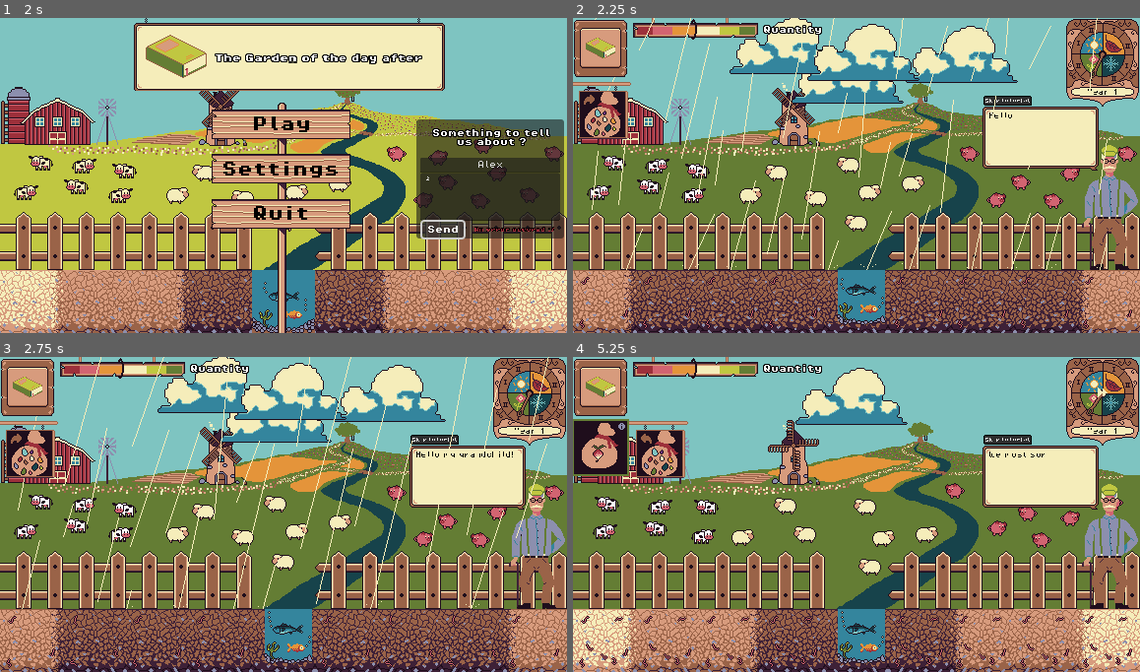
Above: before the commit, frames 1-4 (two rows, left to right).
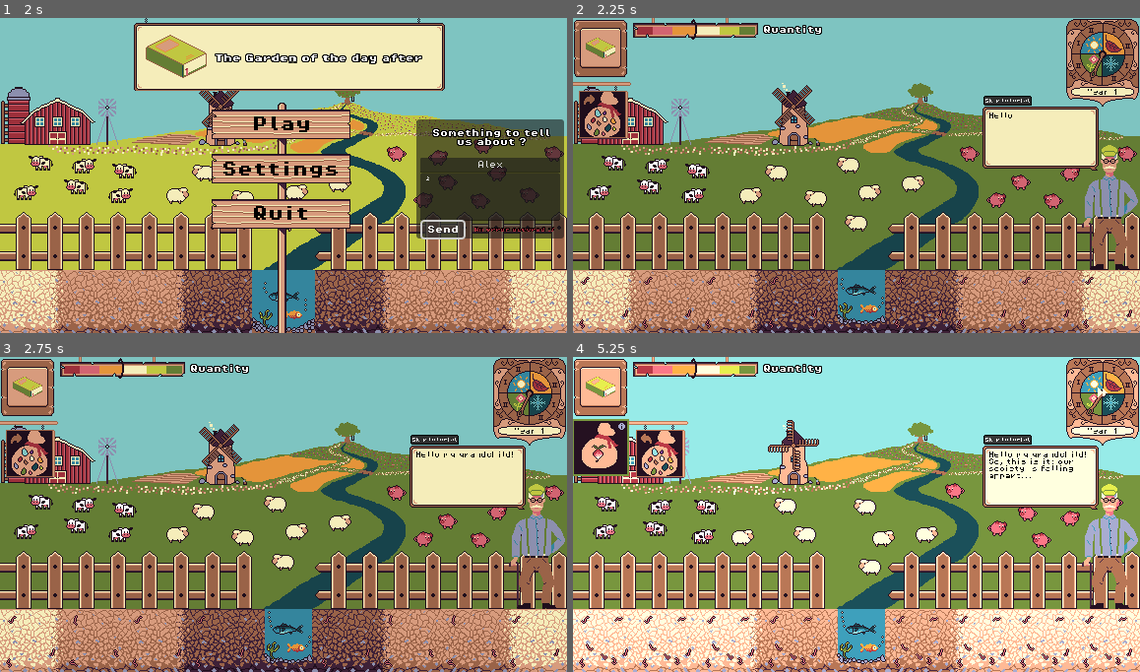
Above: after the commit, the same moments.

Repository: JustAlternate/Regenerative_Game_Jam
Game: Godot game, scene res://Scenes/menu.tscn
The game is run twice, just before and just after one commit, with the same random seed, the same clock (stepped at 60 frames per second) and the same inputs.
Inputs (mouse positions are in pixels of both pictures, inside the frame that each line leads up to):
- Up to frame 1 (2 s): click (487, 166) at 0.52 s; type "Alex" at 0.6 s; click (487, 197) at 0.75 s; type "12" at 0.83 s; click "Send" at 1.25 s
- Up to frame 2 (2.25 s): click "Play" at 2 s
- Up to frame 3 (2.75 s): no input
- Up to frame 4 (5.25 s): click (1037, 476) at 2.77 s; click (601, 448) at 3.5 s; click "1" at 4.25 s; click (1100, 391) at 5 s

Frame 1 is identical in both runs. In frame 2, 20% of the frame differs, in the area x 0-100%, y 0-100%; in frame 3, 21%; in frame 4, 89%.

Commit message:
grandpere reparé

Diff:
--- a/Scenes/home.tscn
+++ b/Scenes/home.tscn
@@ -271,7 +271,7 @@
 }],
 "loop": true,
 "name": &"default",
-"speed": 5.0
+"speed": 2.0
 }]
 
 [node name="home" type="Node2D"]
--- a/Scripts/Game.gd
+++ b/Scripts/Game.gd
@@ -10,7 +10,7 @@
 
 # Load the custom images for the mouse cursor.
 var arrow_game = load("res://Assets/sprites/cursor_game.png")
-
+var year:int = 0
 
 # Called when the node enters the scene tree for the first time.
 func _ready():
@@ -60,6 +60,9 @@
 ]
 
 func generate_random_event(new_phase):
+	if year == 0 :
+		return "rien"
+
 	var number = randf()
 	if number <= list_proba_events[new_phase][0]:
 		return "pluie"
@@ -78,6 +81,7 @@
 	# Here on va decider des random events :
 	GlobalVariables.game_state = "clock"
 	random_event = generate_random_event(new_phase)
+	year+=1
 
 	$Meteo/Nuages.kill_nuages()
 
--- a/Scripts/dialogue_grand_pere.gd
+++ b/Scripts/dialogue_grand_pere.gd
@@ -13,7 +13,7 @@
 var list_plant_to_recover:Array
 
 var state = "none"
-
+var index_dialogue = 0
 var tutorial_progress = 0
 
 var dialogue_queue = []
@@ -281,34 +281,30 @@
 		number_of_time_grandpa_talked+=1
 
 func grandpa_start_talk():
-	state = "talking"
-	$Panel.visible = true
-
-	text = dialogue_queue.pop_front()
-
-	if number_of_time_grandpa_talked < number_of_time_until_mongolian:
-		$GrandpaSFX/AudioStreamPlayer2.play()
-	else:
-		$GrandpaSFX/AudioStreamPlayer3.play()
-	for i in range(len(dico_dialogue[text][1])):
-		if not(skip):
-			await writing_text(dico_dialogue[text][1][i])
-			state = "pending"
-			await get_tree().create_timer(time_betwen_dialogue).timeout #attend prochain dialogue
-			$GrandpaSFX/AudioStreamPlayer.play()
-
-	skip = false
-	state = "none"
-	$Panel.visible = false
-
-	player_just_did_something(["talk",text])
+	await writing_text(dico_dialogue[text][1][index_dialogue])
+	state = "pending"
+	await get_tree().create_timer(time_betwen_dialogue).timeout #attend prochain dialogue
 
 func _process(delta):
 
+	#print(state)
 	#look if something is in dialogue queue, if so, say if nothing is being said already
 	if dialogue_queue != [] and state == "none":
-		grandpa_start_talk()
-
+		# PREPARE THE TALKING
+		state = "talking"
+		$Panel.visible = true
+		text = dialogue_queue[0]
+		#print(dialogue_queue)
+		$GrandpaSFX/AudioStreamPlayer2.play()
+		if index_dialogue < len(dico_dialogue[text][1]):
+			grandpa_start_talk() # MAKE HIM TALK THE index_dialogue DIALOGUE
+			index_dialogue+=1
+			$GrandpaSFX/AudioStreamPlayer.play()
+		if index_dialogue == len(dico_dialogue[text][1]):
+			#print("fin text")
+			index_dialogue = 0
+			text = dialogue_queue.pop_front()
+			player_just_did_something(["talk",text])
 
 	if ($RichTextLabel.position.x <= get_local_mouse_position()[0] and get_local_mouse_position()[0] <=  $RichTextLabel.po …(185 unchanged characters)…
 		$RichTextLabel.visible = true
@@ -318,6 +314,9 @@
 func _on_button_pressed():
 	if state == "talking":
 		state = "speed_talk"
+	if state == "pending":
+		state = "none"
+		$Panel.visible = false
 
 func _on_button_skip_tuto_pressed():
 	if tutorial_progress < 4:tutorial_progress = 4
Not shown: 1 places in Scenes/dialogue_grand_pere.tscn that only renumber resources
Not shown: 1 places in Scenes/home.tscn that only renumber resources
Not shown: 1 places in Scenes/menu.tscn that only renumber resources
Not shown: 1 places in Scenes/plante.tscn that only renumber resources
Not shown, changed: export_presets.cfg
Not shown: 1 places in fonts/label_setting.tres that only renumber resources
